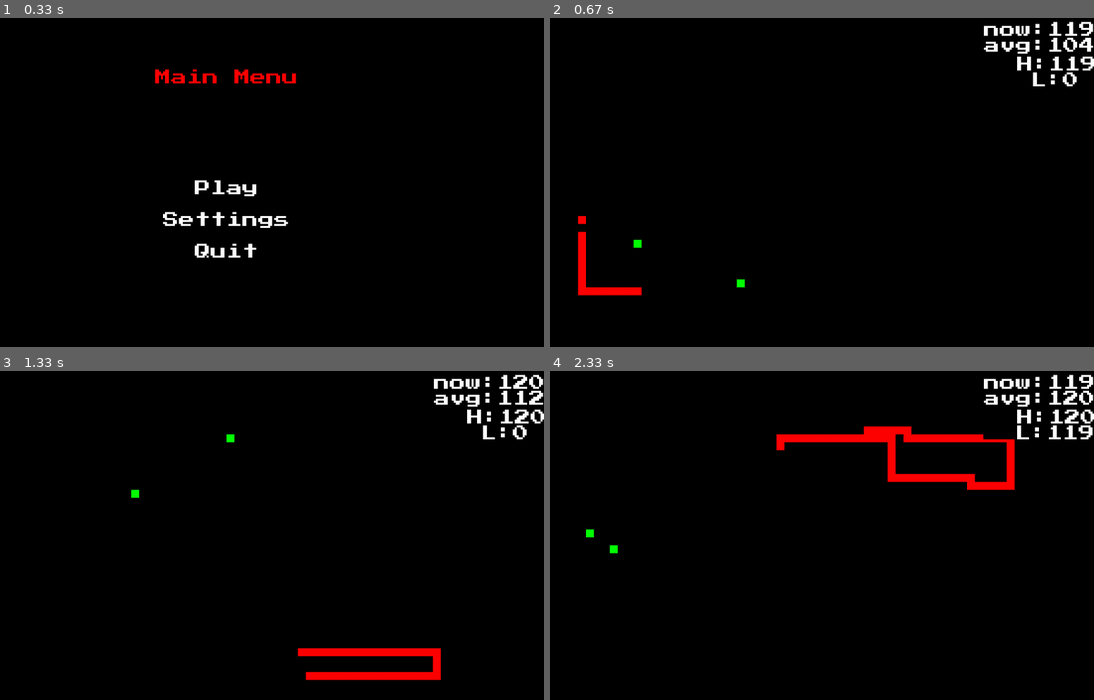
Above: before the commit, frames 1-4 (two rows, left to right).
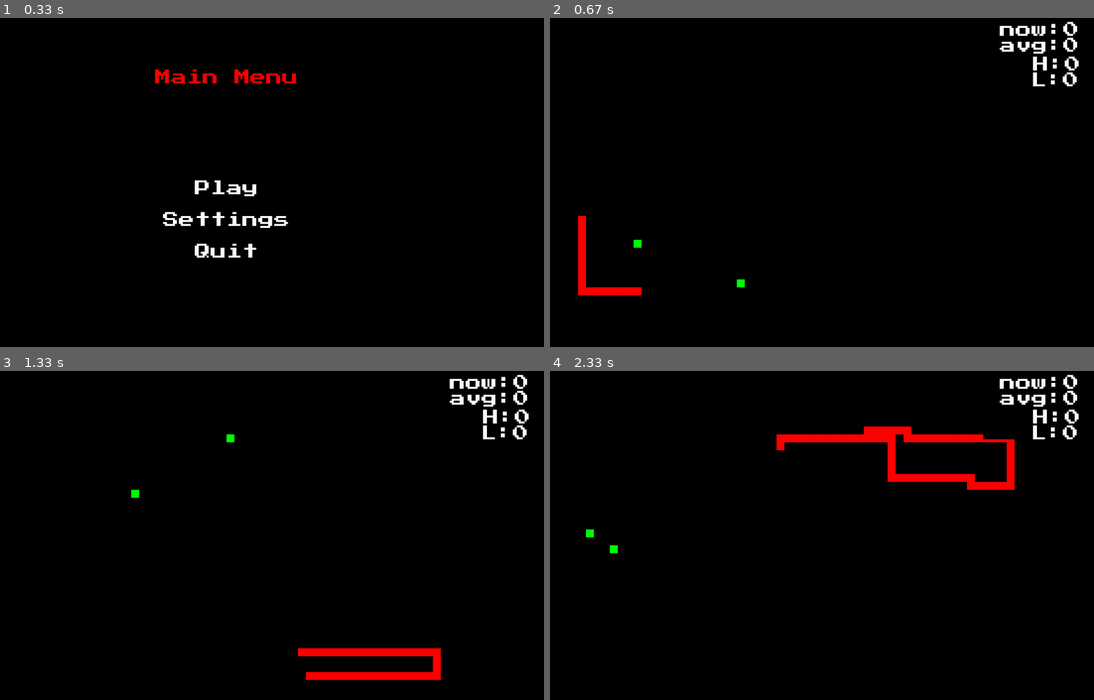
Above: after the commit, the same moments.

Repository: nmurphy101/Pygame2DFramework
Game: pygame game, started from main.py
Two runs of this game, one before a commit and one after it. Both use one fixed random seed, a clock stepped at 60 frames per second and the inputs below.
Inputs (mouse positions are in pixels of both pictures, inside the frame that each line leads up to):
- Up to frame 1 (0.33 s): no input
- Up to frame 2 (0.67 s): click (773, 189) at 0.38 s
- Up to frame 3 (1.33 s): no input
- Up to frame 4 (2.33 s): no input

Frame 1 is identical in both runs. In frame 2, 1.1% of the frame differs, in the area x 5-100%, y 1-66%; in frame 3, 1.2%; in frame 4, 1.5%, in the area x 79-100%, y 1-21%.

Commit message:
current progress WIP

Diff:
--- a/future_features.txt
+++ b/future_features.txt
@@ -95,6 +95,7 @@
    through a enemy thus appearing to "phase" through them without dying...
 3. Seems like the last tail segment isn't always the correct one to grab
     which must be why some random tail segments sometimes vanish before they should...
+    - actually caused by the snake running over previous tail segments without dying
 4. FPS suffers when in a video call for some reason...
    - might have to do with the sounds trying to be played?
 
--- a/pkg/app.py
+++ b/pkg/app.py
@@ -104,8 +104,6 @@
 
          # Game loop
         while self.running:
-            # The game loop clocktarget FPS
-            tick(self.fps)
             # Send event NEXT every time music tracks ends
             set_endevent(NEXT)
             # Gameplay logic this turn/tick
@@ -119,12 +117,14 @@
             # elif menu:
             #     # Update the screen display
             #     update()
-            # Update the screen display
-            update()
+            # # Update the screen display
+            # update()
             # System/window events to be checked
             event_checks(menu, event_get)
             # Free unreferenced memory
             # gc.collect()
+            # The game loop clocktarget FPS
+            tick(self.fps)
 
     def set_window_settings(self):
         '''
--- a/pkg/snake_game/entities/entity.py
+++ b/pkg/snake_game/entities/entity.py
@@ -90,12 +90,12 @@
             Line(2, self),
             Line(3, self),
         ]
-        self.sight_lines_diag = [
-            Line(.5, self),
-            Line(1.5, self),
-            Line(2.5, self),
-            Line(3.5, self),
-        ]
+        # self.sight_lines_diag = [
+        #     Line(.5, self),
+        #     Line(1.5, self),
+        #     Line(2.5, self),
+        #     Line(3.5, self),
+        # ]
         # Pathfinding variables
         self.target = None
         self.secondary_target = None
@@ -143,6 +143,8 @@
         '''
         # render if alive
         if self.alive:
+            # place hitbox at position
+            self.rect.topleft = self.position
             # Render the entity based on it's parameters
             self.screen.blit(self.image, self.position)
 
--- a/pkg/snake_game/entities/snake/snake.py
+++ b/pkg/snake_game/entities/snake/snake.py
@@ -11,7 +11,9 @@
     :license: GPLv3, see LICENSE for more details.
 '''
 
+
 import random
+from typing import Deque
 from datetime import datetime, timedelta
 import pygame
 # pylint: disable=no-name-in-module
@@ -81,9 +83,9 @@
         append = self.children.append # eval func only once
         for pos in range(self.num_tails+1):
             if pos == 0:
-                append(TailSegment(alpha_screen, screen, screen_size, app, self, pos, self, player=self.player))
+                append(TailSegment(alpha_screen, screen, screen_size, app, pos, self, player=self.player))
             else:
-                append(TailSegment(alpha_screen, screen, screen_size, app, self.children[pos-1], pos, self, player=self.player))
+                append(TailSegment(alpha_screen, screen, screen_size, app, pos, self, player=self.player))
 
     def draw(self, obj_container, updated_refresh):
         '''
@@ -127,21 +129,20 @@
         '''
         # Add a new tail segment
         if self.alive:
-            append = self.children.append # eval only once
+            new_tails = Deque()
             for _ in range(eaten_obj.growth):
                 tail = TailSegment(
                     self.alpha_screen,
                     self.screen,
                     self.screen_size,
                     self.app,
-                    self.children[self.num_tails - 1],
-                    self.num_tails + 1,
+                    1,
                     parent = self,
                     player=self.player,
                 )
-                tail.player = self.player
-                append(tail)
+                new_tails.append(tail)
                 self.num_tails += 1
+            self.children = self.children + new_tails
 
 
     def up_score(self, eaten_obj):
@@ -228,7 +229,7 @@
 
     Tail Segment for the snake
     '''
-    def __init__(self, alpha_screen, screen, screen_size, app, ahead_obj, tail_pos, parent, player=False):
+    def __init__(self, alpha_screen, screen, screen_size, app, tail_pos, parent, player=False):
         # Name for this type of object
         self.name = "tail-segment_"
         # Initilize parent init
@@ -241,23 +242,21 @@
         self.player = player
         # Determines if entity can be killed
         self.killable = False
-        # Obj ahead of this obj in the chain of tails/head
-        self.ahead_obj = ahead_obj
         # Position in the chain of tails/head
         self.tail_pos = tail_pos
         # Where the tail was/is located
-        prev_x = ahead_obj.position[0] # was
-        prev_y = None
-        x = ahead_obj.prev_position[0] # is
-        y = None
-        if tail_pos == 0:
-            prev_y = ahead_obj.position[1]-self.size # was
-            y = ahead_obj.prev_position[1]-self.size # is
-        else:
-            prev_y = ahead_obj.prev_position[1] # was
-            y = ahead_obj.prev_position[1] # is
-        self.prev_position = (prev_x, prev_y)
-        self.position = (x, y)
+        # prev_x = ahead_obj.position[0] # was
+        # prev_y = None
+        # x = ahead_obj.prev_position[0] # is
+        # y = None
+        # if tail_pos == 0:
+        #     prev_y = ahead_obj.position[1]-self.size # was
+        #     y = ahead_obj.prev_position[1]-self.size # is
+        # else:
+        #     prev_y = ahead_obj.prev_position[1] # was
+        #     y = ahead_obj.prev_position[1] # is
+        # self.prev_position = (prev_x, prev_y)
+        # self.position = (x, y)
         if self.player:
             # Tail color = white
             self.obj_color = (255, 255, 255)
--- a/pkg/snake_game/game.py
+++ b/pkg/snake_game/game.py
@@ -137,6 +137,8 @@
 
         start does stuff
         '''
+        # Clear previous frame render
+        self.screen.fill((0, 0, 0, 0))
         # Check settings
         self.settings_checks()
         # Starting variables
@@ -147,10 +149,11 @@
         # Initilize game objects
         food = Food(self.alpha_screen, self.screen, self.screen_size, self.app)
         food2 = Food(self.alpha_screen, self.screen, self.screen_size, self.app)
+        # food3 = Food(self.alpha_screen, self.screen, self.screen_size, self.app)
         # player_snake = Snake(self.alpha_screen, self.screen, self.screen_size, self.app, player=True)
         # player_snake.speed_mod = .75
         enemy_snake = Snake(self.alpha_screen, self.screen, self.screen_size, self.app)
-        enemy_snake.speed_mod = 10
+        enemy_snake.speed_mod = 60
         enemy_snake.killable = False
         # enemy_snake2 = Snake(self.alpha_screen, self.screen, self.screen_size, self.app)
         # enemy_snake2.speed_mod = 3
@@ -159,6 +162,7 @@
         obj_container = [ # Order of these objects actually matter
             food,
             food2,
+            # food3,
             # tele_portal,
             # player_snake,
             enemy_snake,
--- a/pkg/snake_game/game_config.json
+++ b/pkg/snake_game/game_config.json
@@ -1,13 +1,13 @@
 {
     "settings": {
         "sound": {
-            "music": true,
+            "music": false,
             "music_volume": "0.05000000000000007",
-            "effect_volume": "6.938893903907228e-17",
+            "effect_volume": "0.05000000000000007",
             "menu_volume": "0.10000000000000007"
         },
         "display": {
-            "fps": 500,
+            "fps": 1000,
             "fps_display": true
         }
     }
